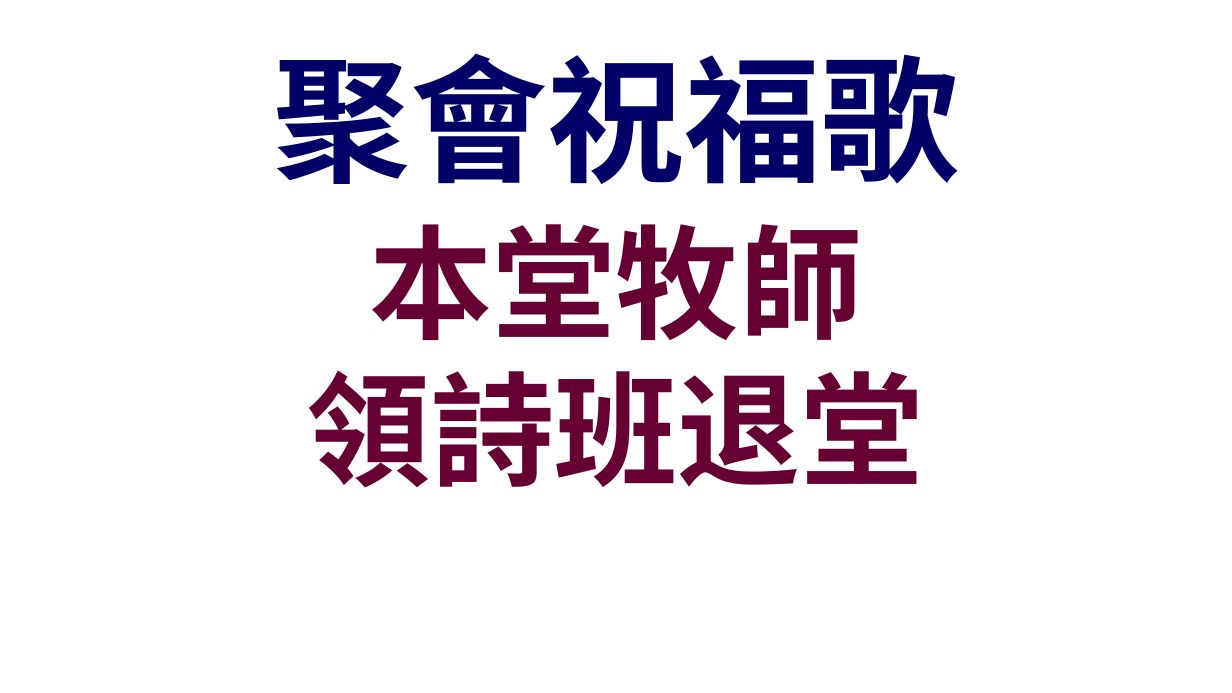
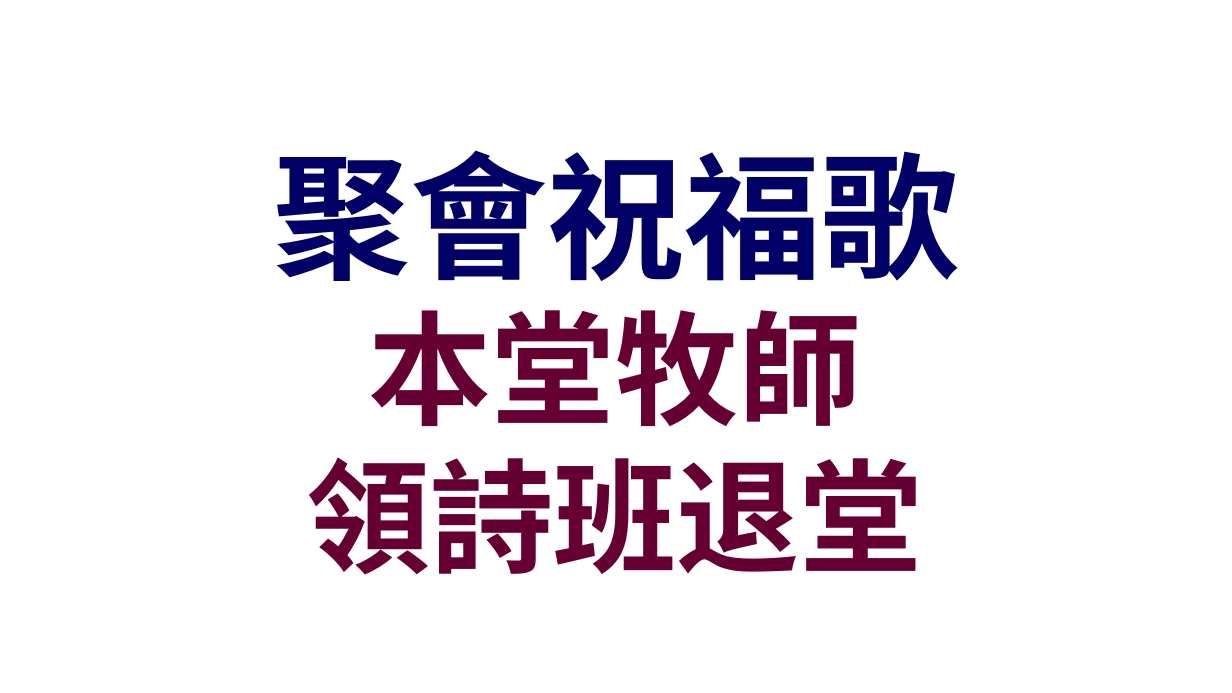
Before and after one commit to batisuoc/other-ppts, a slide deck: slide 22 of 崇拜流程.pptx. Drawn at 1232x693 pixels with LibreOffice and Linux fonts; fonts in the diff are those of the drawing; background and template pictures are left out. Boxes give left, top, right and bottom in pixels: in the first picture for what was removed or moved away, otherwise in the second. Text is boxed around its words. In the diff, an @@ line names an element or a change of style, - is before the commit and + after.

Commit message:
Update titles position

```diff
--- a/崇拜流程.pptx
+++ b/崇拜流程.pptx
@@ text "聚會祝福歌": place and size @@
-text "聚會祝福歌" at bbox=[274, 53, 958, 184]
+text "聚會祝福歌" at bbox=[274, 150, 958, 281]
@@ text "本堂牧師": place and size @@
-text "本堂牧師" at bbox=[308, 224, 924, 488]
+text "本堂牧師" at bbox=[307, 310, 923, 575]
```
Also in this commit, not shown: 12 other slides changed.
